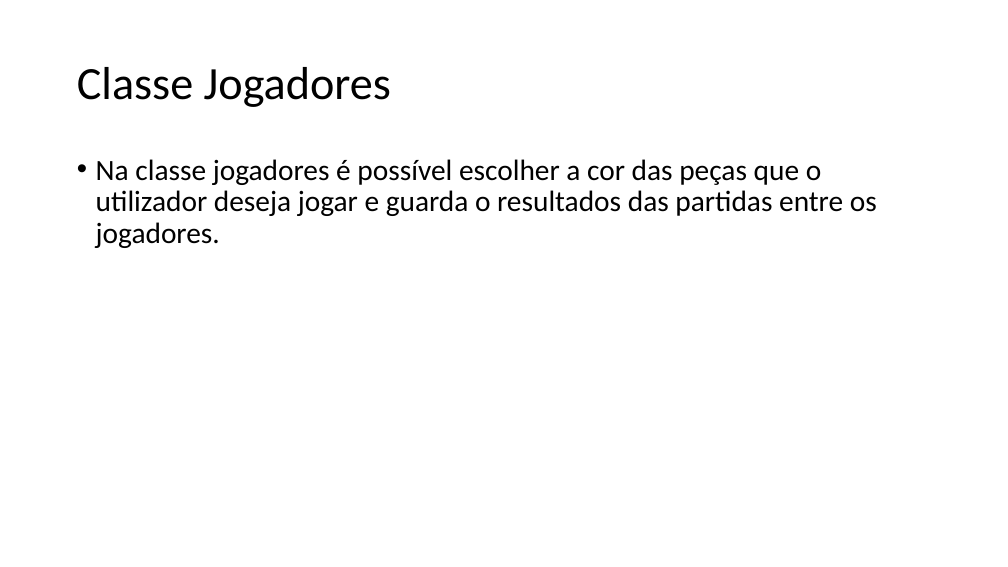
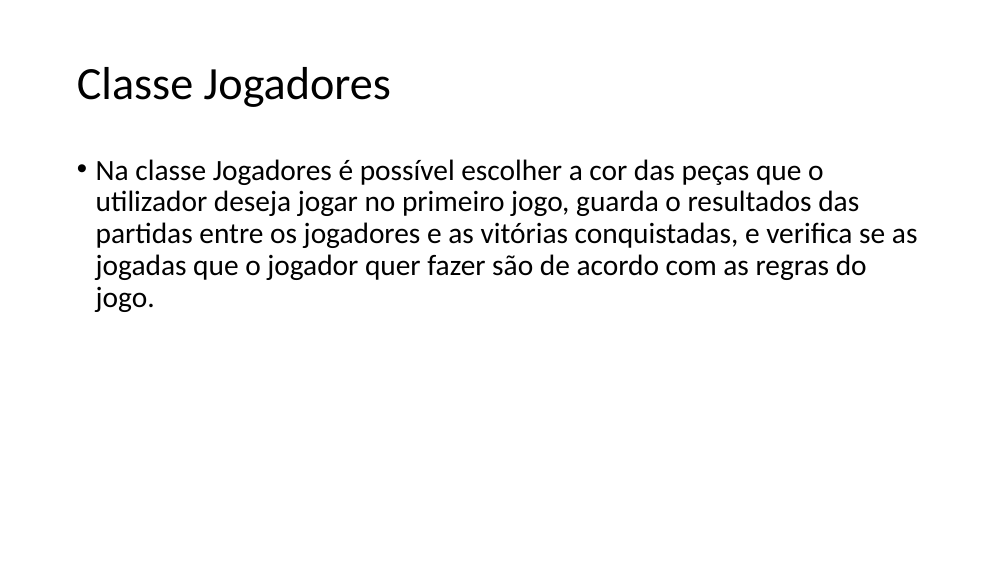
Before and after one commit to wolfmanPires/LDP, a slide deck: slide 6 of Damas.pptx (slide 4 before the commit). Drawn at 1008x567 pixels with LibreOffice and Linux fonts; fonts in the diff are those of the drawing. Boxes give left, top, right and bottom in pixels: in the first picture for what was removed or moved away, otherwise in the second. Text is boxed around its words. In the diff, an @@ line names an element or a change of style, - is before the commit and + after.

```diff
--- a/Damas.pptx
+++ b/Damas.pptx
@@ text at bbox=[96, 159, 918, 312]: text changed @@
-• Na classe jogadores é possível escolher a cor das peças que o utilizador deseja jogar e guarda o resultados das partidas entre os jogadores.
+• Na classe Jogadores é possível escolher a cor das peças que o utilizador deseja jogar no primeiro jogo, guarda o resultados das partidas entre os jogadores e as vitórias conquistadas, e verifica se as jogadas que o jogador quer fazer são de acordo com as regras do jogo.
```
Also in this commit, not shown: 4 other slides changed, 1 slide added, 1 slide removed.
